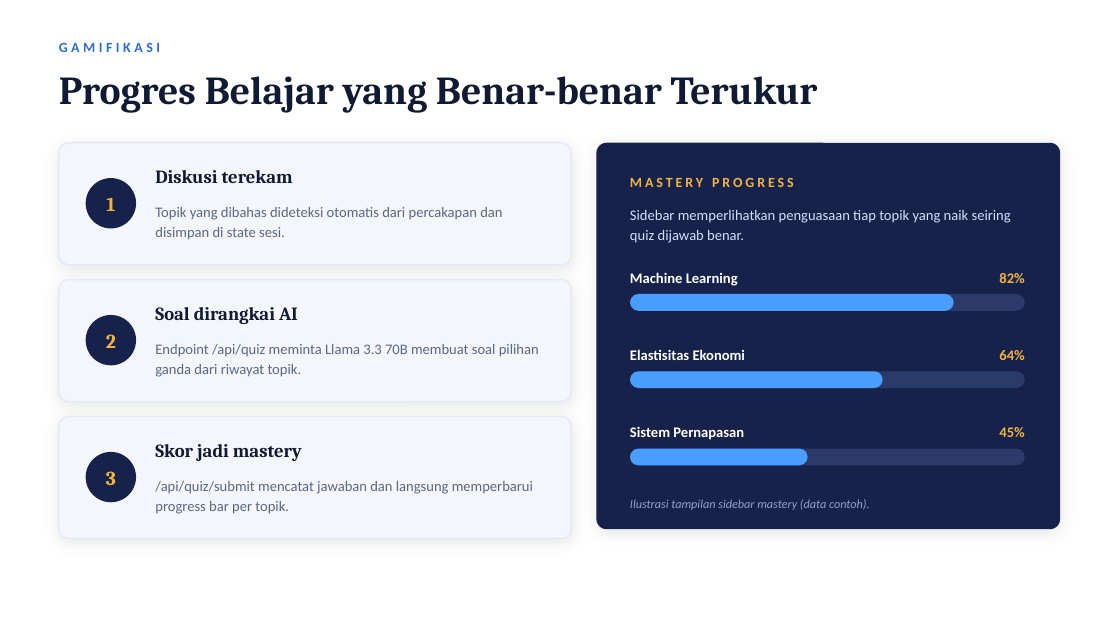
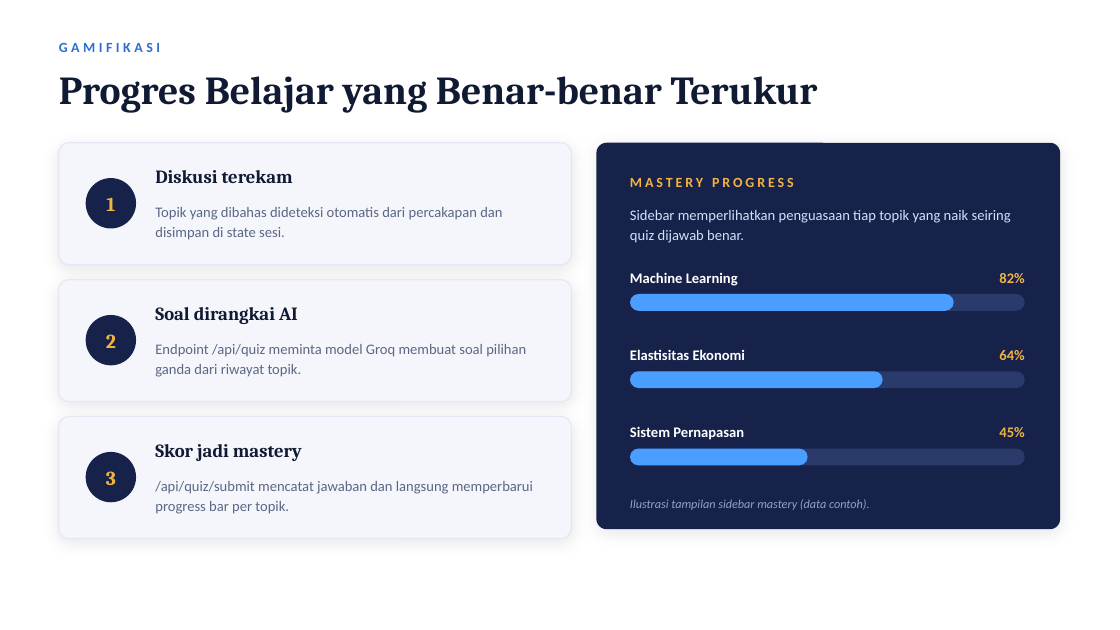
Before and after one commit to loxleyftsck/SCHOLARBOT-AI, a slide deck: slide 9 of ScholarBot_AI_Portfolio.pptx. Drawn at 1120x630 pixels with LibreOffice and Linux fonts; fonts in the diff are those of the drawing. Boxes give left, top, right and bottom in pixels: in the first picture for what was removed or moved away, otherwise in the second. Text is boxed around its words. In the diff, an @@ line names an element or a change of style, - is before the commit and + after.

Commit message:
fix(llm): switch default model to openai/gpt-oss-120b, configurable via MODEL_NAME
llama-3.3-70b-versatile is no longer in the Groq catalog for this account —
every chat call returned 404 model_not_found. Verified against the live
/v1/models endpoint: the largest available chat model is openai/gpt-oss-120b.

- DEFAULT_MODEL / MODEL_NAME now read from the environment with
  openai/gpt-oss-120b as fallback, in llm_client, session_helpers,
  settings and token_counter, so the next catalog change is an .env edit
  rather than a code change (README already documented MODEL_NAME; the
  code had simply hardcoded the value)
- api.py no longer hardcodes the model in the quiz and mind map calls,
  it imports the shared default
- token_counter learns the context windows of the gpt-oss and qwen models
- README updated; the Llama model card link is replaced by the Groq catalog

Smoke-tested live: upload + chat returns a grounded answer citing [1],
cited_ids recorded correctly. 111 tests still pass.

Deck refreshed alongside: model name, 111-test figures and per-module
distribution, and the citation system moved from "planned" to shipped.

```diff
--- a/ScholarBot_AI_Portfolio.pptx
+++ b/ScholarBot_AI_Portfolio.pptx
@@ text at box(155, 344, 526, 377): text changed @@
-Endpoint /api/quiz meminta Llama 3.3 70B membuat soal pilihan ganda dari riwayat topik.
+Endpoint /api/quiz meminta model Groq membuat soal pilihan ganda dari riwayat topik.
```
Also in this commit, not shown: 9 other slides changed, 6 other files.
